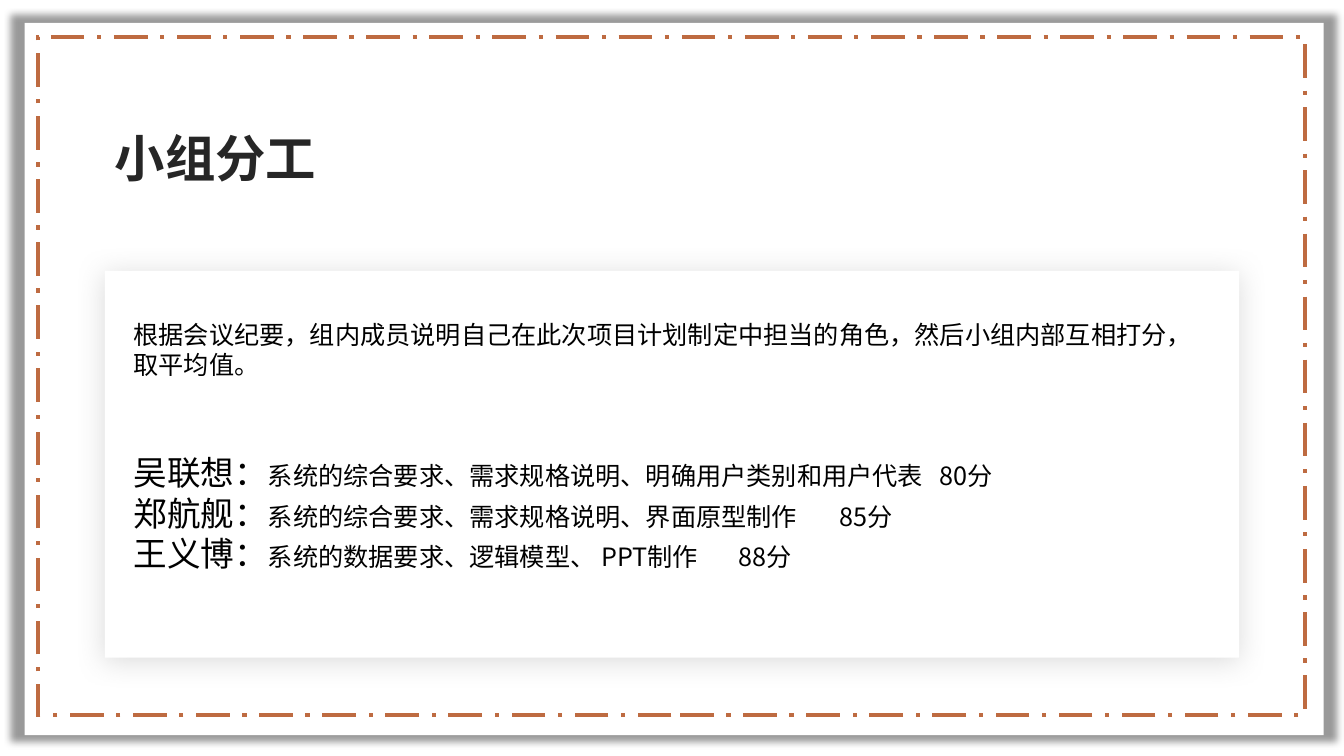
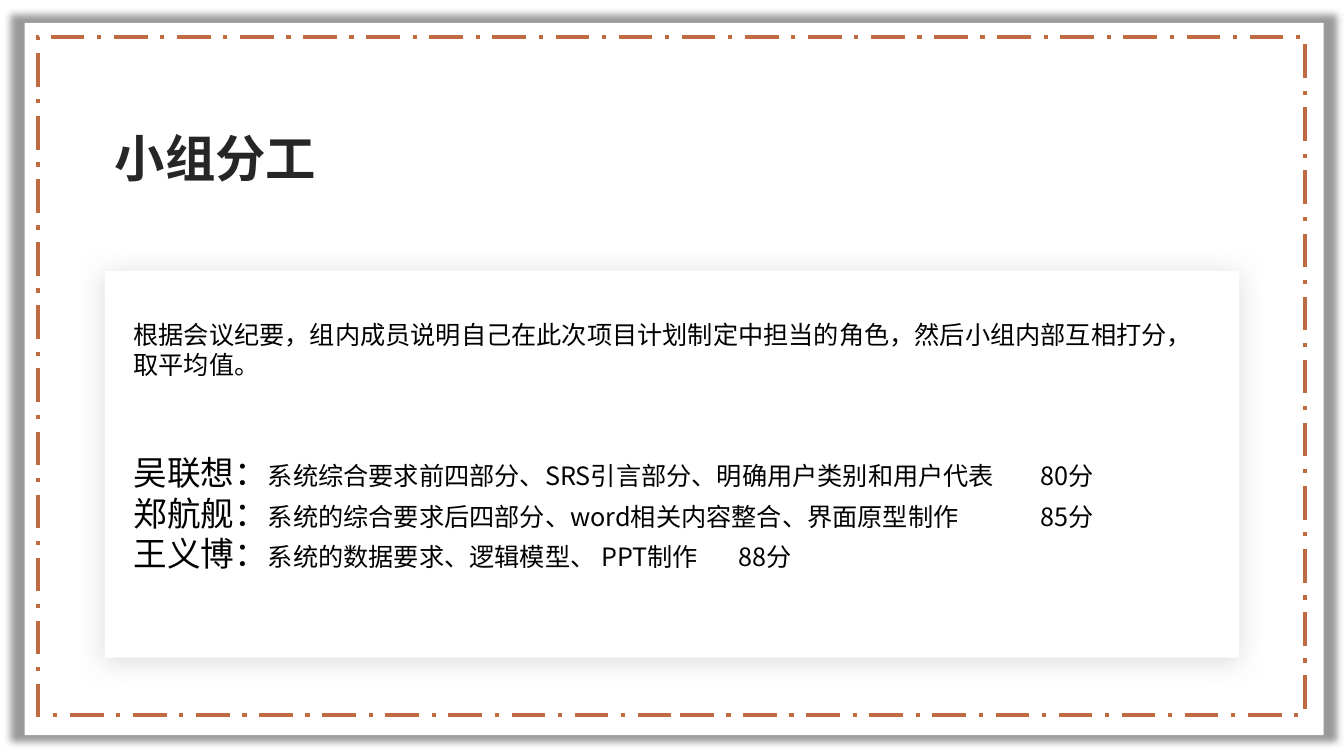
Before and after one commit to lenovo-wu/G11ZUCC, a slide deck: slide 24 of 需求规格说明.pptx. Drawn at 1344x756 pixels with LibreOffice and Linux fonts; fonts in the diff are those of the drawing; background and template pictures are left out. Boxes give left, top, right and bottom in pixels: in the first picture for what was removed or moved away, otherwise in the second. Text is boxed around its words. In the diff, an @@ line names an element or a change of style, - is before the commit and + after.

```diff
--- a/需求规格说明.pptx
+++ b/需求规格说明.pptx
@@ text at (x1=134, y1=457, x2=994, y2=529): text changed @@
-吴联想：系统的综合要求、需求规格说明、明确用户类别和用户代表 80分
-郑航舰：系统的综合要求、需求规格说明、界面原型制作 85分
+吴联想：系统综合要求前四部分、SRS引言部分、明确用户类别和用户代表 80分
+郑航舰：系统的综合要求后四部分、word相关内容整合、界面原型制作 85分
```
Also in this commit, not shown: 1 other file.
